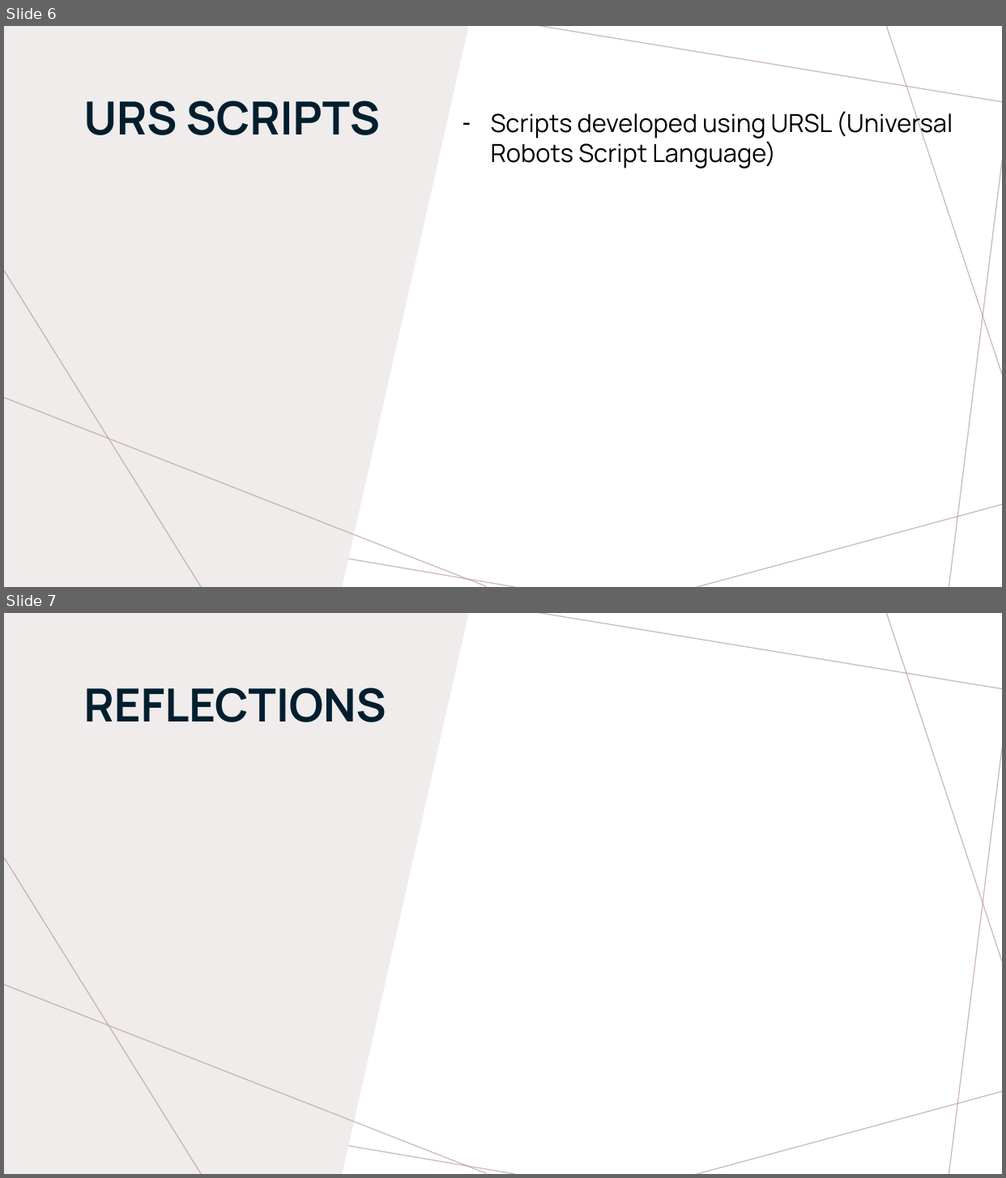
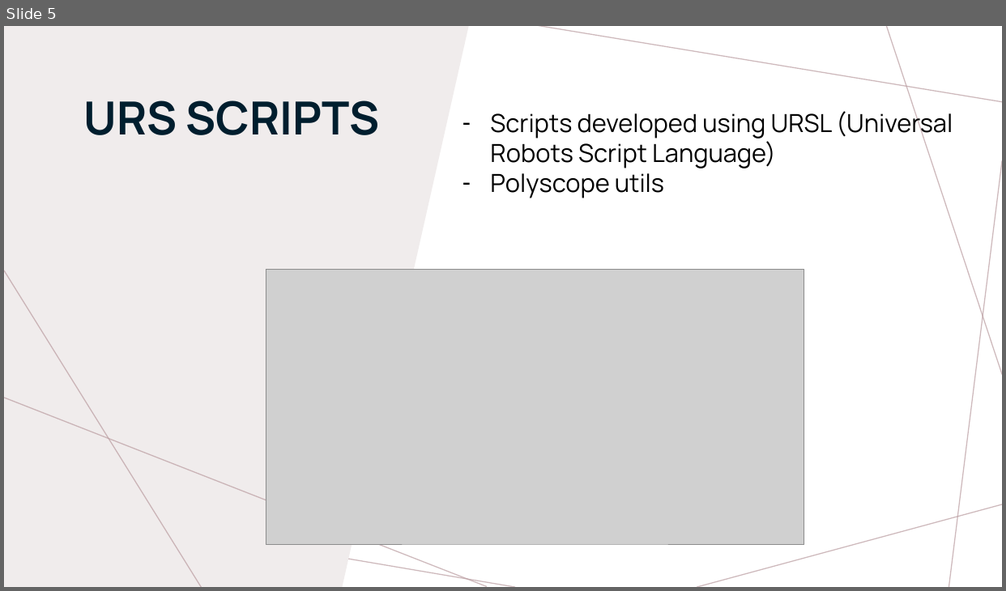
Before and after one commit to thijnmens/robogripper, a slide deck: docs/Delivery Challenge 1 Group 5.pptx. Shown one above the other, each under a label of ours: slides 6 and 7 before the commit, slide 5 after it. The pictures are 1006x1178 and 1006x591 pixels, drawn with LibreOffice and Linux fonts; fonts in the diff are those of the drawing; grey boxes stand for pictures. Boxes give left, top, right and bottom in pixels: in the first picture for what was removed or moved away, otherwise in the second. Text is boxed around its words. In the diff, an @@ line names an element or a change of style, - is before the commit and + after.

```diff
--- a/docs/Delivery Challenge 1 Group 5.pptx
+++ b/docs/Delivery Challenge 1 Group 5.pptx
@@ slide 7 removed at [4, 613, 1002, 1174], background #FFFFFF; not listed: 7 template elements that a slide beside it also shows @@
@@ freeform shape removed at [4, 613, 469, 1174] @@
@@ title removed at [84, 688, 386, 722] @@
-REFLECTIONS
@@ line removed from (202, 1174) to (4, 858) @@
@@ line removed from (487, 1174) to (4, 985) @@
@@ what was slide 6 is now slide 5 @@
@@ slide 5 changed as well @@
@@ text at [490, 173, 664, 199]: paragraph added @@
+– Polyscope utils
@@ picture added at [266, 269, 804, 544] @@
```
Also in this commit, not shown: 4 other slides changed, 2 slides added, 3 other slides removed, 26 other files.
